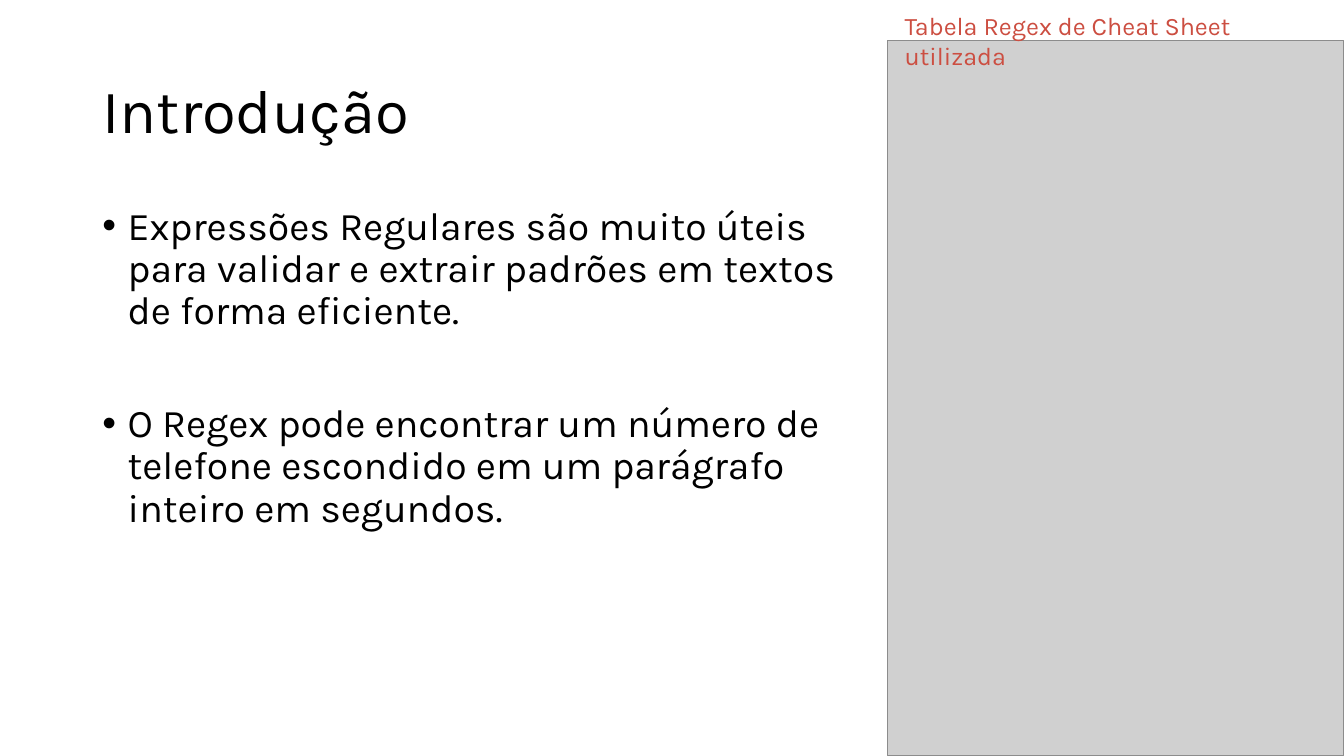
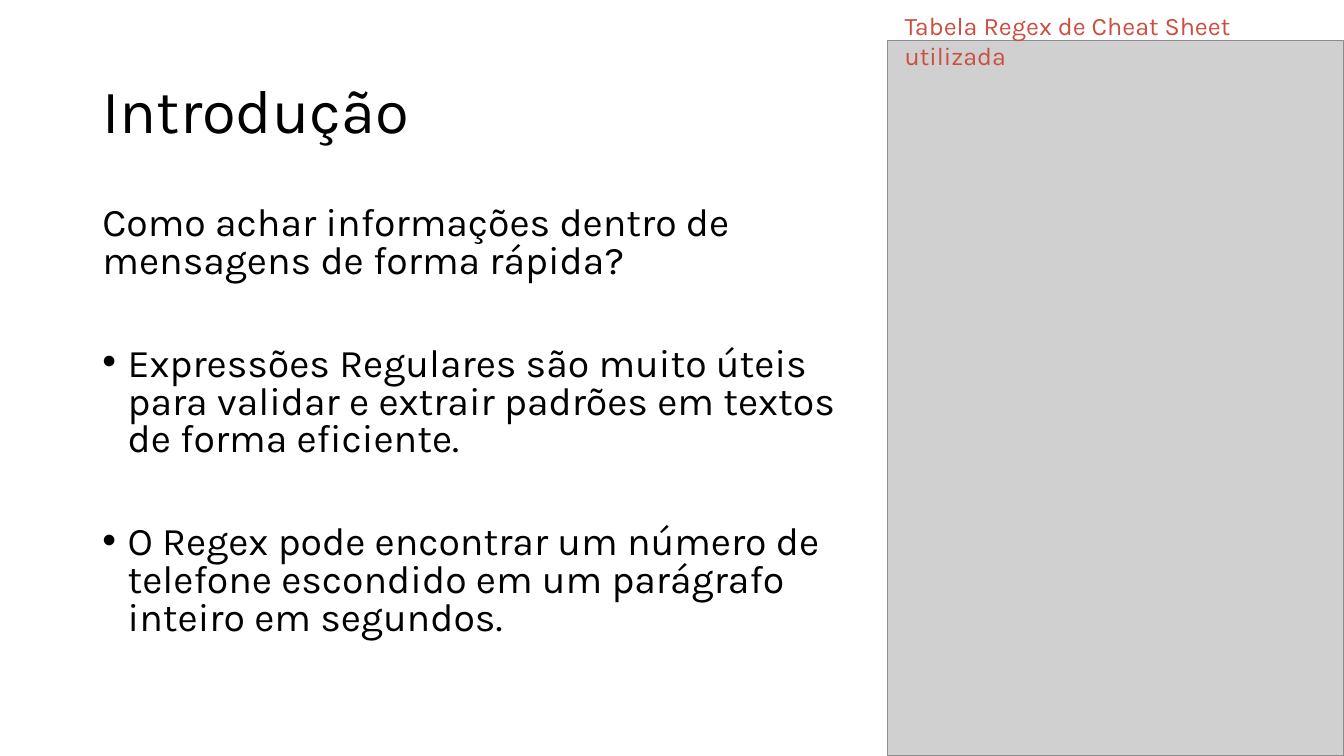
Before and after one commit to GiPaiva/REGEX, a slide deck: slide 5 of LFAEP2REGEX.pptx. Drawn at 1344x756 pixels with LibreOffice and Linux fonts; fonts in the diff are those of the drawing; grey boxes stand for pictures. Boxes give left, top, right and bottom in pixels: in the first picture for what was removed or moved away, otherwise in the second. Text is boxed around its words. In the diff, an @@ line names an element or a change of style, - is before the commit and + after.

```diff
--- a/LFAEP2REGEX.pptx
+++ b/LFAEP2REGEX.pptx
@@ text at box(102, 209, 729, 284): paragraph added @@
+Como achar informações dentro de mensagens de forma rápida?
@@ text at box(128, 347, 835, 641): line spacing 0.9 to 0.8 @@
```
